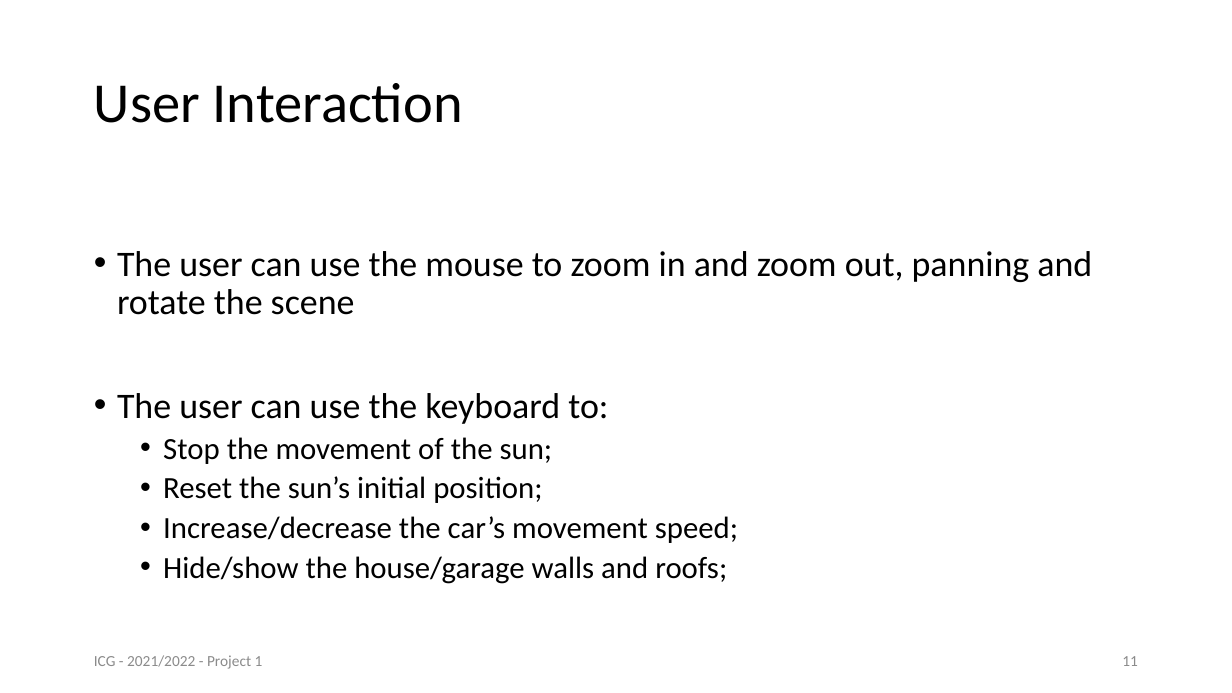
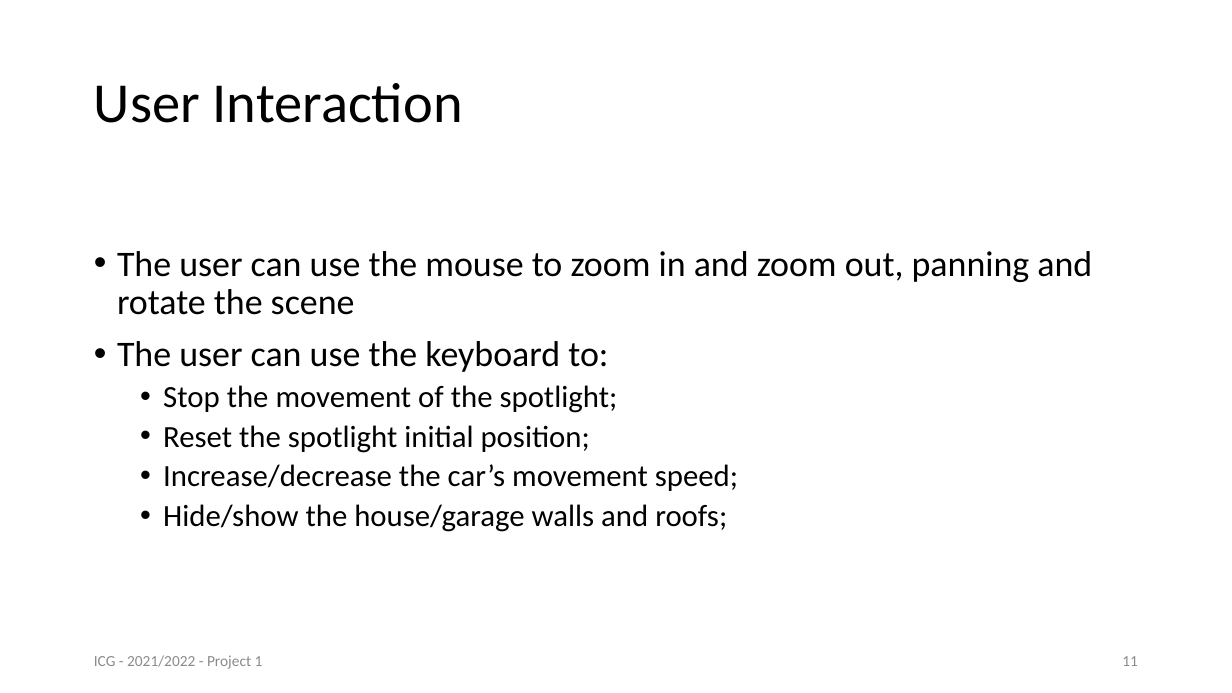
Before and after one commit to Olavo-Estima/ICG_Project1, a slide deck: slide 11 of Projeto1_93249.pptx. Drawn at 1232x693 pixels with LibreOffice and Linux fonts; fonts in the diff are those of the drawing. Boxes give left, top, right and bottom in pixels: in the first picture for what was removed or moved away, otherwise in the second. Text is boxed around its words. In the diff, an @@ line names an element or a change of style, - is before the commit and + after.

```diff
--- a/Projeto1_93249.pptx
+++ b/Projeto1_93249.pptx
@@ text at [163,385,618,453]: text changed @@
-  • Stop the movement of the sun;
-  • Reset the sun’s initial position;
+  • Stop the movement of the spotlight;
+  • Reset the spotlight initial position;
```
Also in this commit, not shown: 5 other slides changed, 1 other file.
